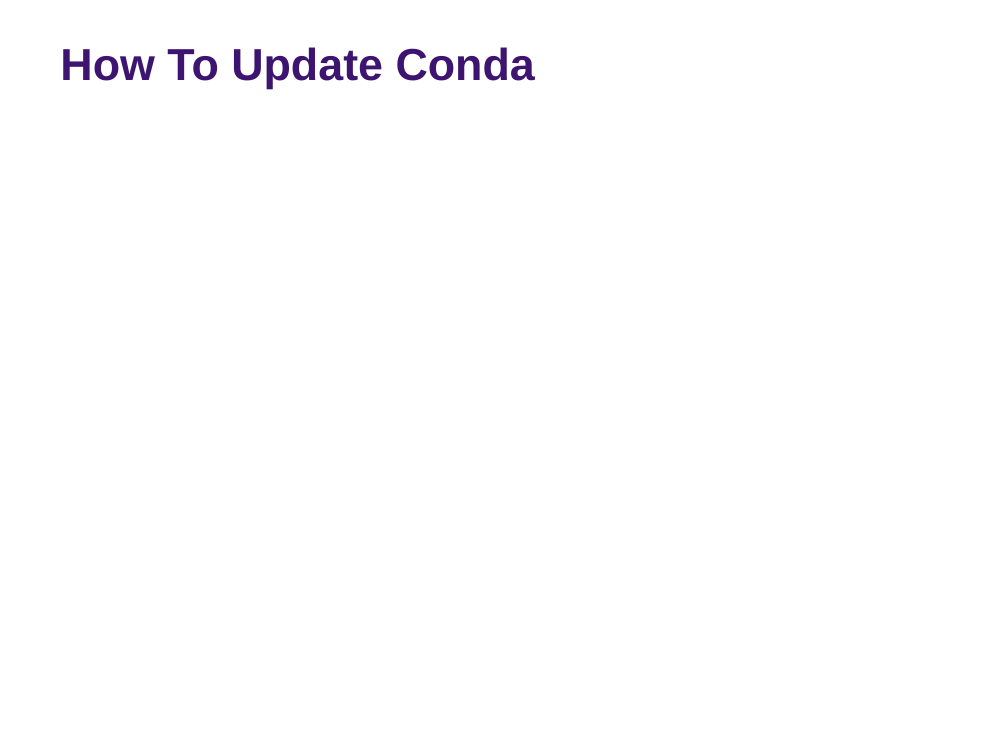
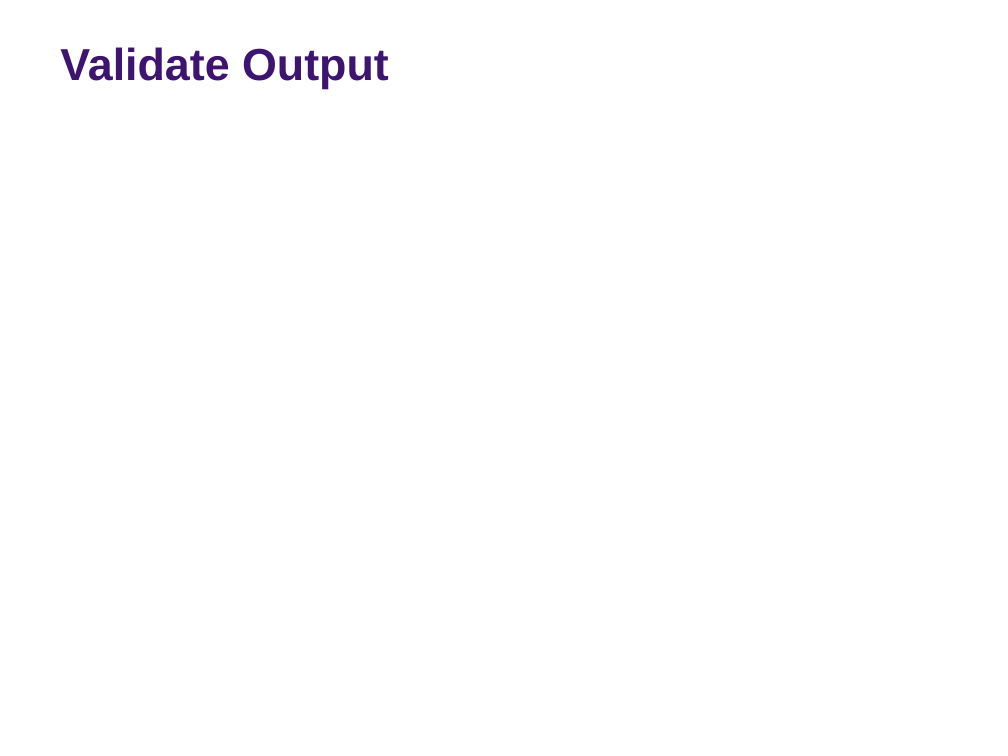
Before and after one commit to rs-kellogg/2023-phd-workshop, a slide deck: slide 25 of session-3/Session-3-Automation-Testing.pptx (slide 17 before the commit). Drawn at 1008x756 pixels with LibreOffice and Linux fonts; fonts in the diff are those of the drawing; background and template pictures are left out. Boxes give left, top, right and bottom in pixels: in the first picture for what was removed or moved away, otherwise in the second. Text is boxed around its words. In the diff, an @@ line names an element or a change of style, - is before the commit and + after.

```diff
--- a/session-3/Session-3-Automation-Testing.pptx
+++ b/session-3/Session-3-Automation-Testing.pptx
@@ title at (x1=60, y1=47, x2=389, y2=89): text changed @@
-How To Update Conda
+Validate Output
```
Also in this commit, not shown: 11 other slides changed, 13 slides added, 5 slides removed, 3 other files.
